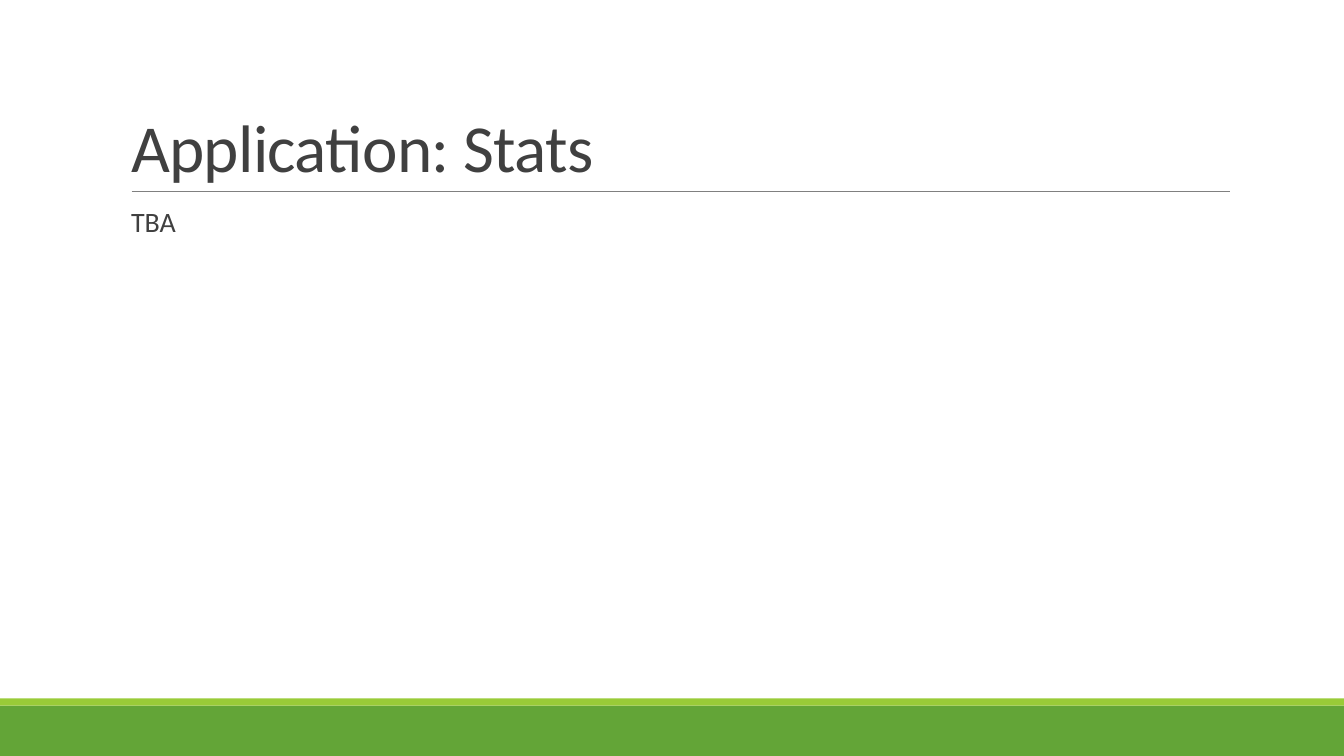
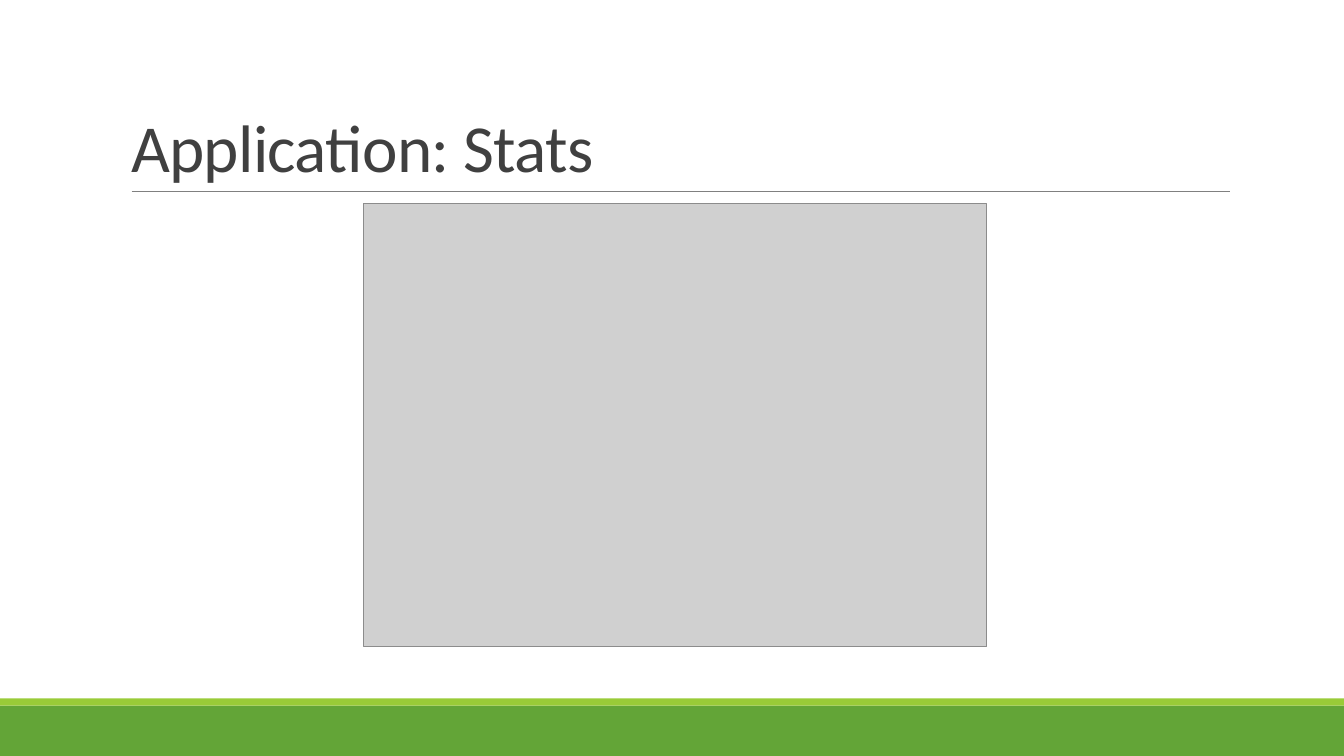
Before and after one commit to shossains/OOPProject, a slide deck: slide 9 of PpGoGreen.pptx (slide 10 before the commit). Drawn at 1344x756 pixels with LibreOffice and Linux fonts; fonts in the diff are those of the drawing; grey boxes stand for pictures. Boxes give left, top, right and bottom in pixels: in the first picture for what was removed or moved away, otherwise in the second. Text is boxed around its words. In the diff, an @@ line names an element or a change of style, - is before the commit and + after.

Commit message:
Replace PpGoGreen.pptx, add screenshots to stats, achievements and personal settings

```diff
--- a/PpGoGreen.pptx
+++ b/PpGoGreen.pptx
@@ picture added at [364, 204, 987, 647] @@
@@ text removed at [131, 214, 176, 232] @@
-  TBA
```
Also in this commit, not shown: 3 other slides changed, 1 slide removed.
